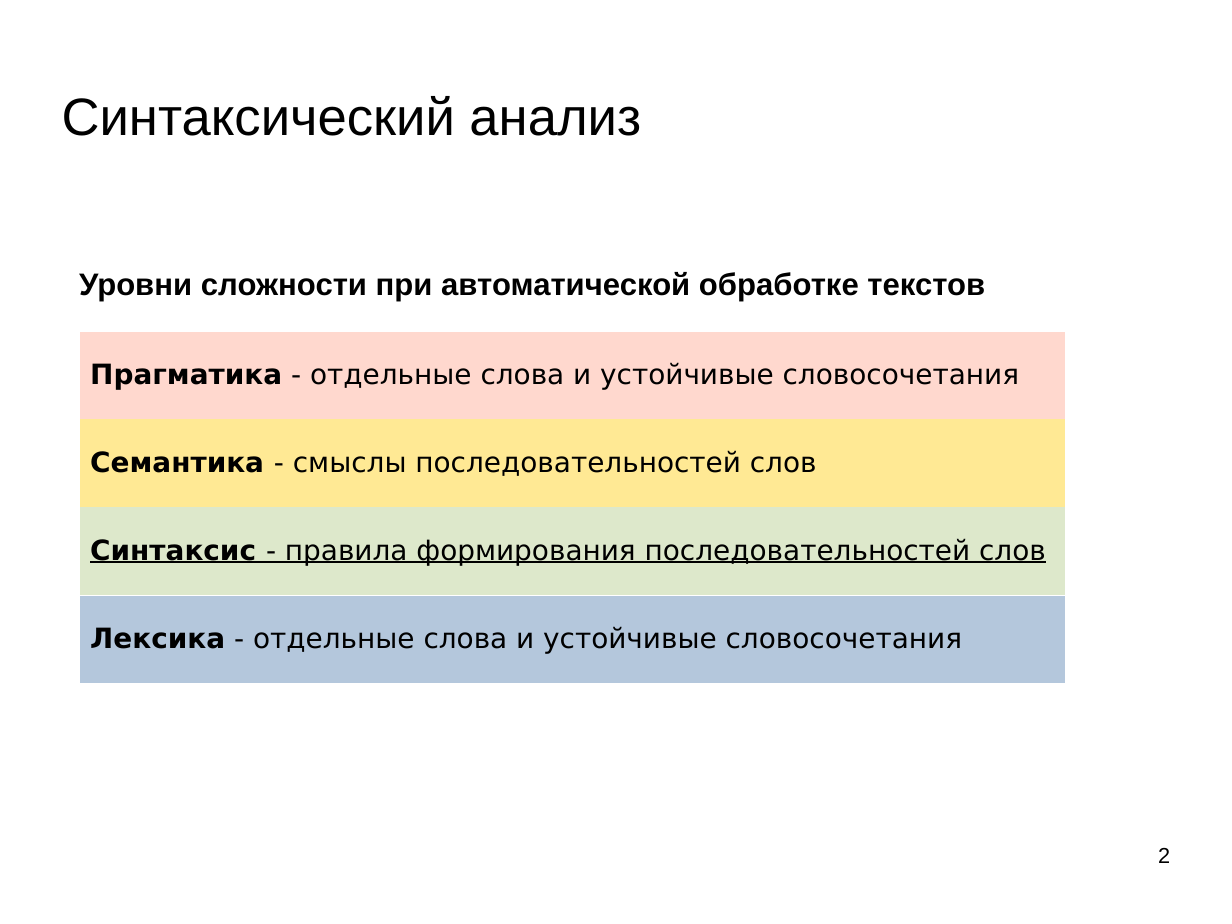
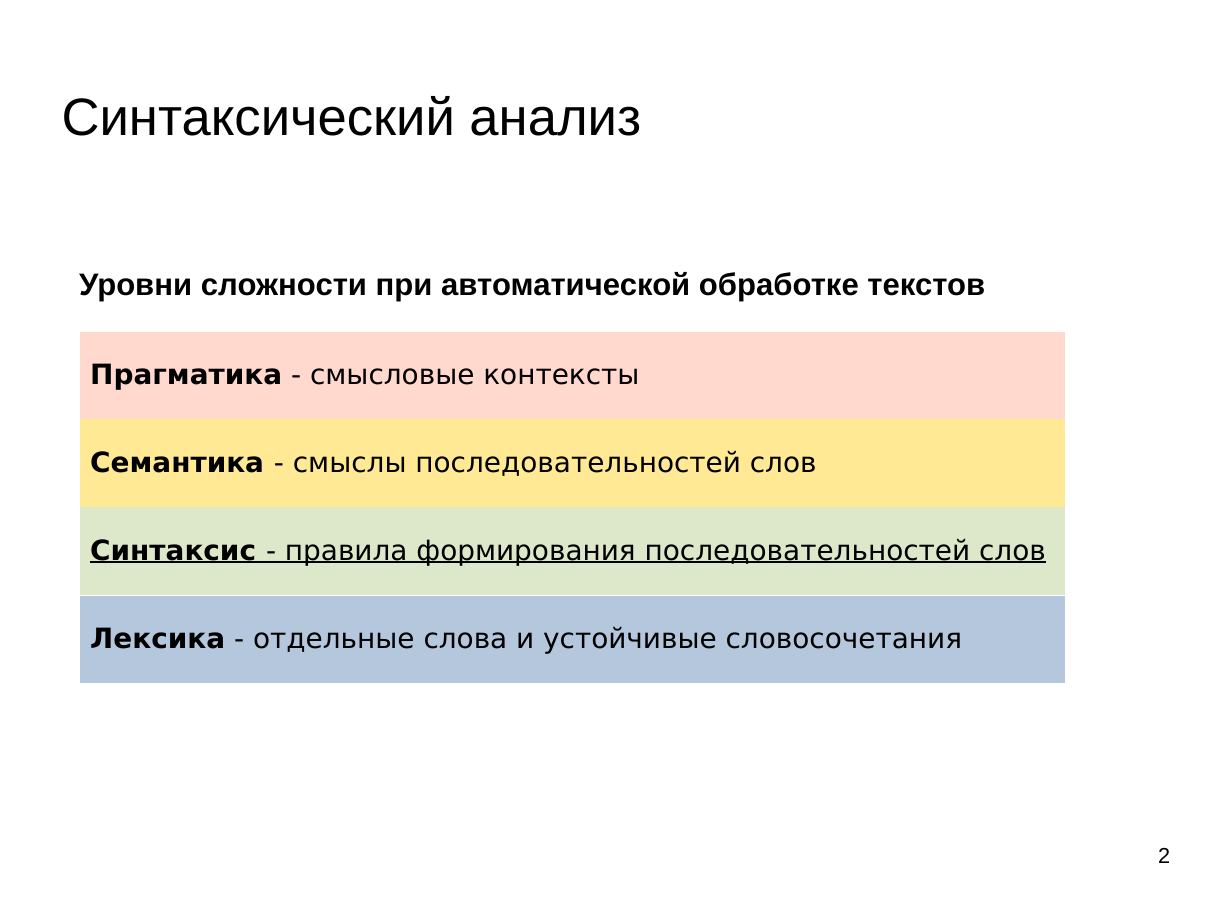
Before and after one commit to mechanoid5/ml_nlp_2022, a slide deck: slide 2 of 07-synt-grammar.odp. Drawn at 1232x924 pixels with LibreOffice and Linux fonts; fonts in the diff are those of the drawing; background and template pictures are left out. Boxes give left, top, right and bottom in pixels: in the first picture for what was removed or moved away, otherwise in the second. Text is boxed around its words. In the diff, an @@ line names an element or a change of style, - is before the commit and + after.

```diff
--- a/07-synt-grammar.odp
+++ b/07-synt-grammar.odp
@@ table at <box>79,331,1065,683</box> @@
-row 1, column 1: Прагматика - отдельные слова и устойчивые словосочетания
+row 1, column 1: Прагматика - смысловые контексты
```
Also in this commit, not shown: 10 other files.
